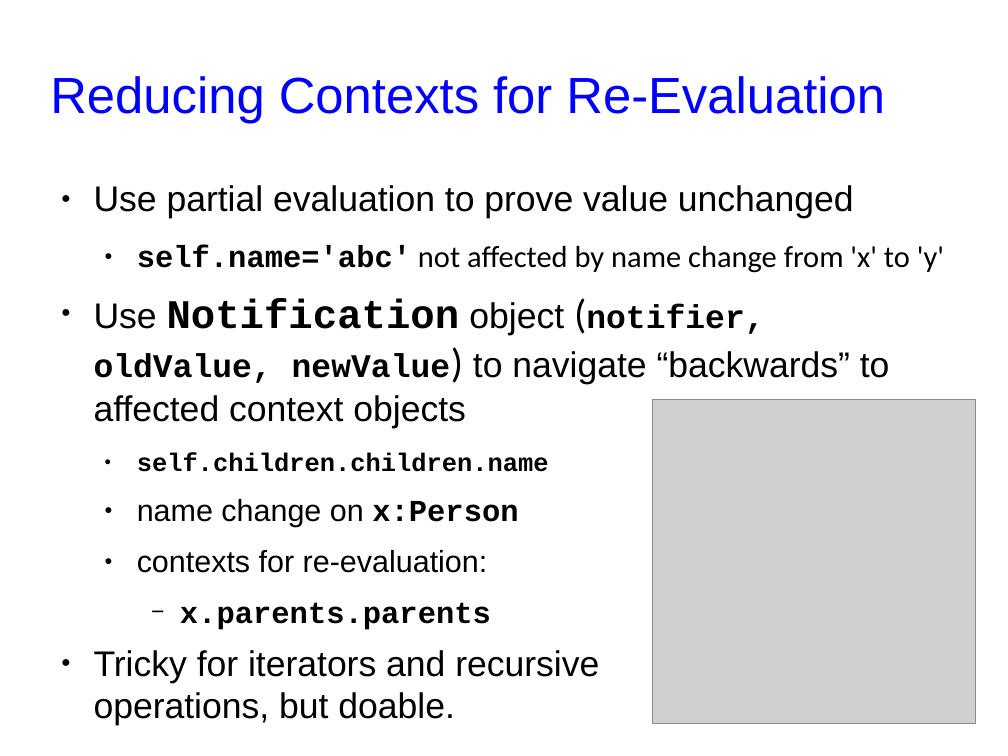
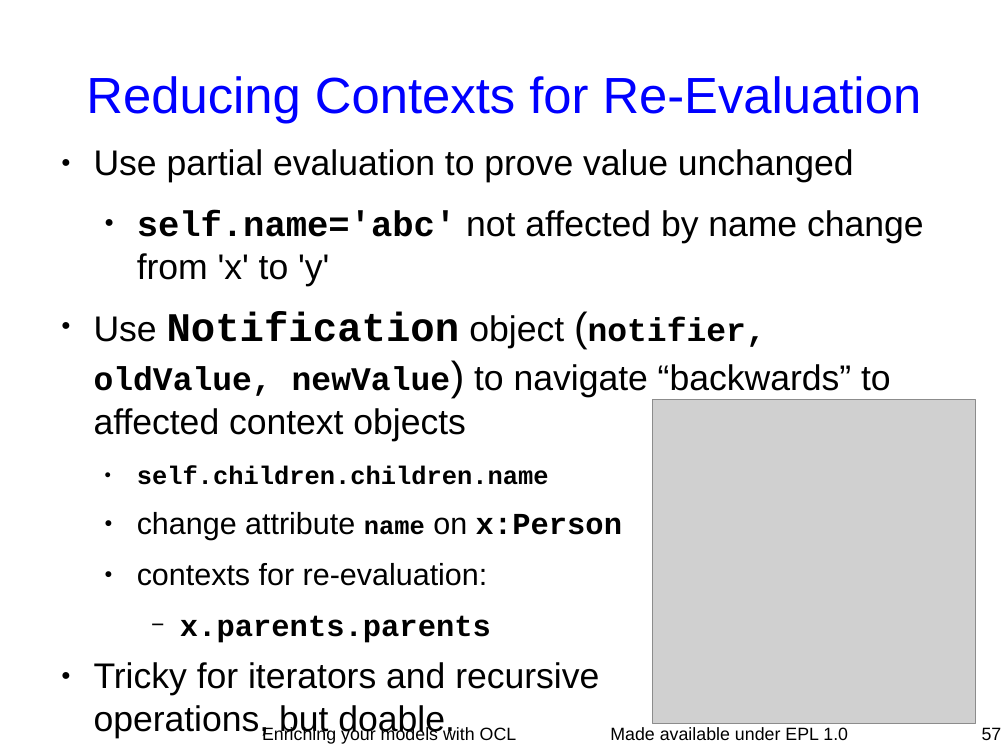
Before and after one commit to eclipse-ocl/ocl-website, a slide deck: slide 57 of ocl/docs/publications/ESE2010LongTalk/EnrichingWithOCL.odp. Drawn at 1008x756 pixels with LibreOffice and Linux fonts; fonts in the diff are those of the drawing; grey boxes stand for pictures. Boxes give left, top, right and bottom in pixels: in the first picture for what was removed or moved away, otherwise in the second. Text is boxed around its words. In the diff, an @@ line names an element or a change of style, - is before the commit and + after.

```diff
--- a/ocl/docs/publications/ESE2010LongTalk/EnrichingWithOCL.odp
+++ b/ocl/docs/publications/ESE2010LongTalk/EnrichingWithOCL.odp
@@ title "Reducing Contexts for Re-Evaluation" at <box>86,76,922,124</box>: alignment left to centre @@
@@ text "Use partial evaluation to prove ...": place and size @@
-text "Use partial evaluation to prove ..." at <box>94,185,944,726</box>
+text "Use partial evaluation to prove ..." at <box>94,149,924,738</box>
@@ text at <box>94,210,924,441</box>: size 24 to 28 pt in "self.name='abc' not affected by name change from ..."; font Calibri to Arial in "not affected by name change from 'x' ...", "(notifier, newValue)" @@
@@ text at <box>137,512,622,540</box>: text changed @@
-  ● name change on x:Person
+  ● change attribute name on x:Person
@@ text added at <box>262,727,517,744</box>, 14 pt, text #000000 @@
+Enriching your models with OCL
@@ text added at <box>610,727,848,740</box>, 14 pt, text #000000 @@
+Made available under EPL 1.0
@@ page number added at <box>982,727,1002,740</box>, 14 pt, text #000000 @@
+57
```
Also in this commit, not shown: 15 other slides changed, 1 slide added, 1 slide removed.
